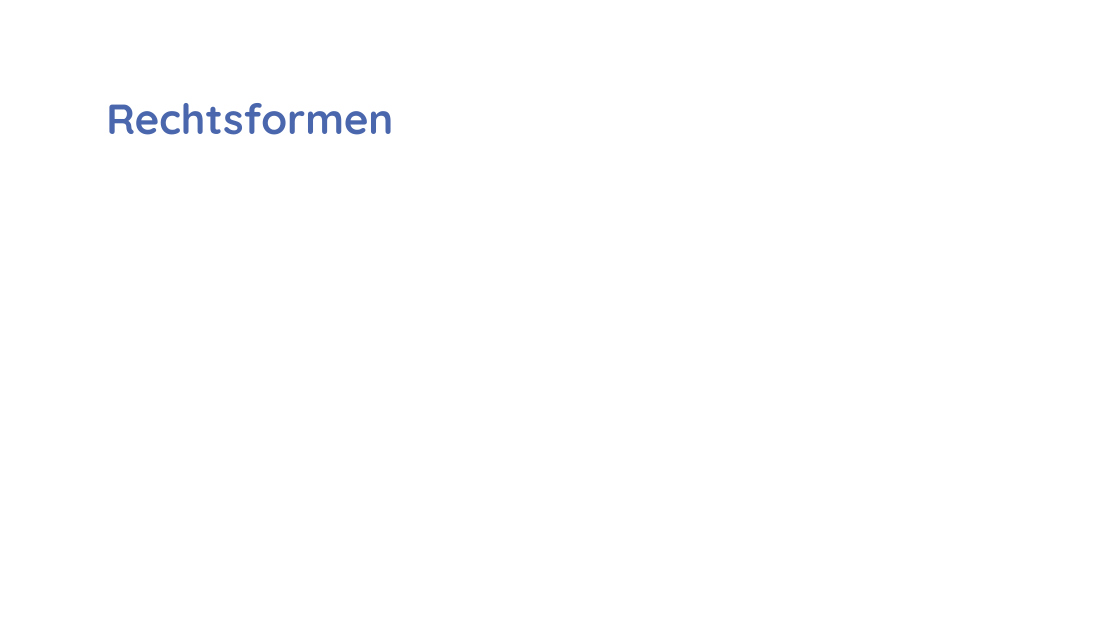
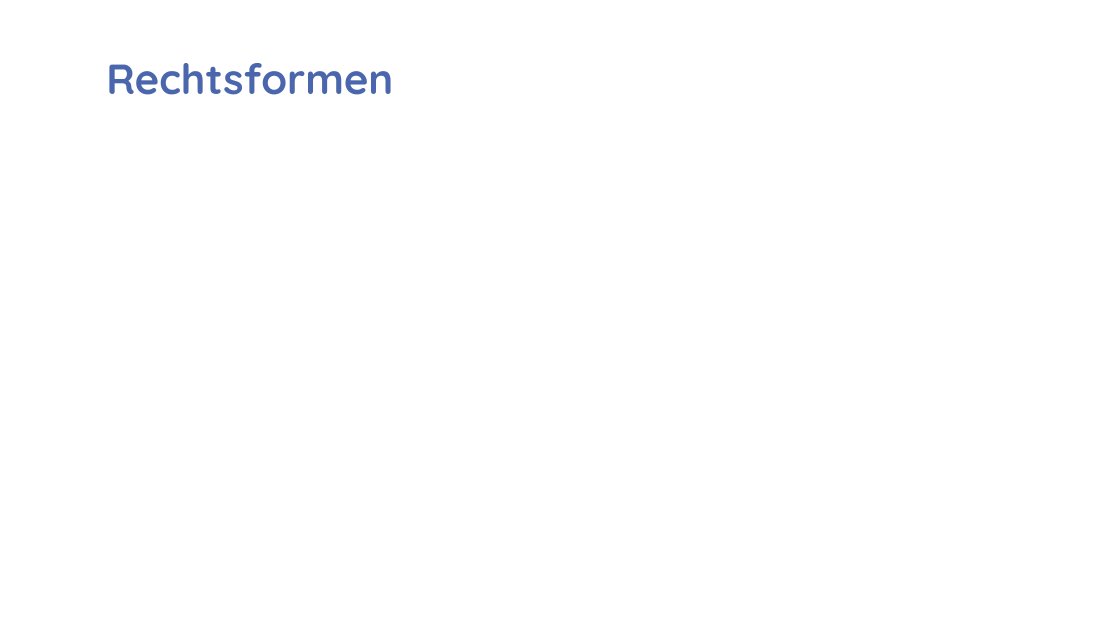
Before and after one commit to Nathan937/ManagementS4, a slide deck: slide 4 of Documents FIN/Présentation_Tesla.pptx. Drawn at 1120x630 pixels with LibreOffice and Linux fonts; fonts in the diff are those of the drawing; background and template pictures are left out. Boxes give left, top, right and bottom in pixels: in the first picture for what was removed or moved away, otherwise in the second. Text is boxed around its words. In the diff, an @@ line names an element or a change of style, - is before the commit and + after.

```diff
--- a/Documents FIN/Présentation_Tesla.pptx
+++ b/Documents FIN/Présentation_Tesla.pptx
@@ title "Rechtsformen": place and size @@
-title "Rechtsformen" at (106,103,393,135)
+title "Rechtsformen" at (106,63,393,95)
```
Also in this commit, not shown: 3 other slides changed, 9 slides added, 1 other file.
